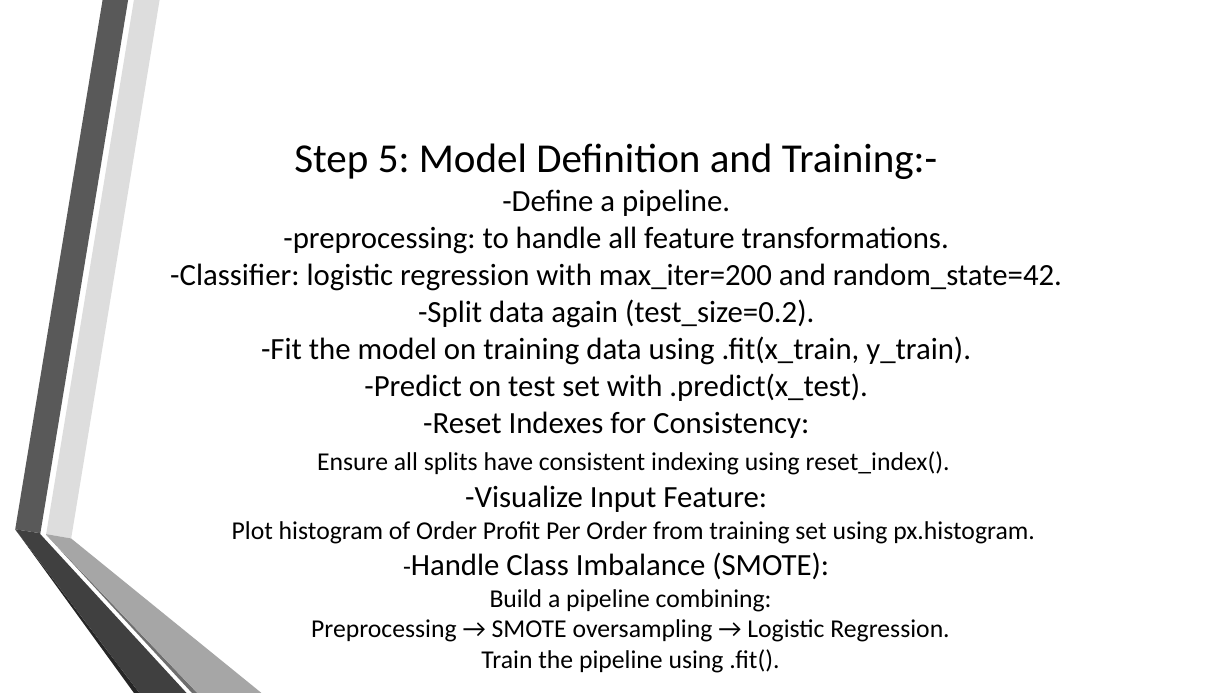
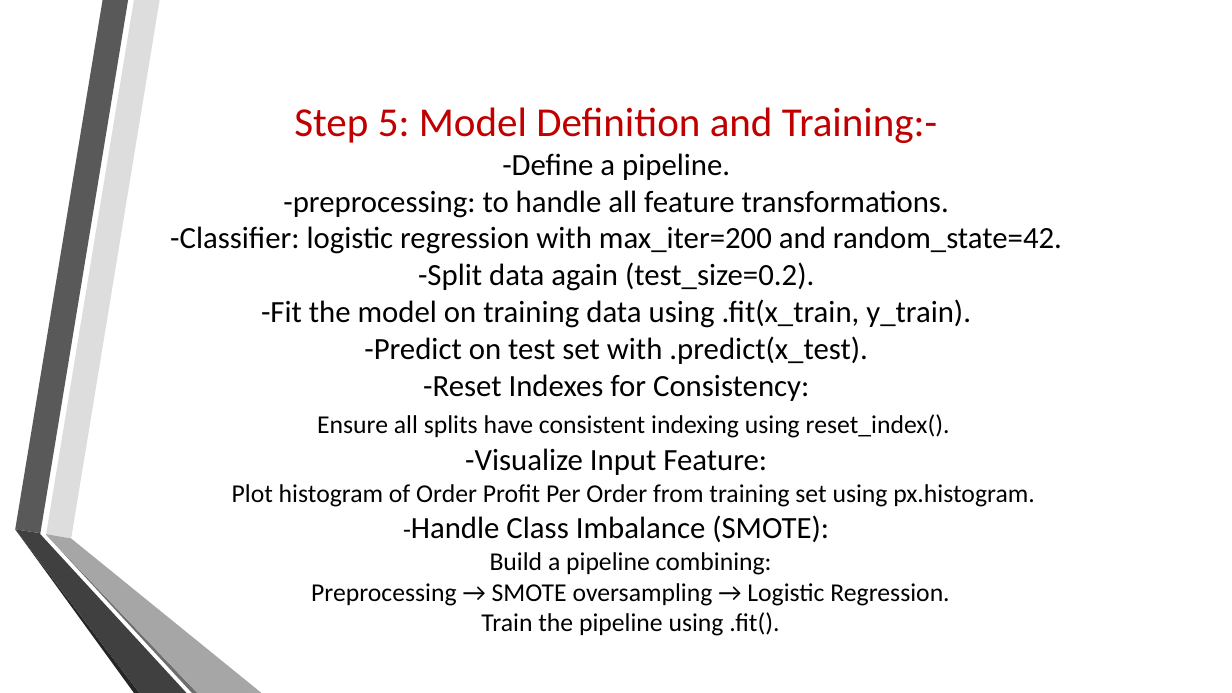
Before and after one commit to mariam530/supply-chain-project, a slide deck: slide 49 of New Microsoft PowerPoint Presentation.pptx (slide 38 before the commit). Drawn at 1232x693 pixels with LibreOffice and Linux fonts; fonts in the diff are those of the drawing; background and template pictures are left out. Boxes give left, top, right and bottom in pixels: in the first picture for what was removed or moved away, otherwise in the second. Text is boxed around its words. In the diff, an @@ line names an element or a change of style, - is before the commit and + after.

```diff
--- a/New Microsoft PowerPoint Presentation.pptx
+++ b/New Microsoft PowerPoint Presentation.pptx
@@ title "Step 5: Model Definition and ...": place and size @@
-title "Step 5: Model Definition and ..." at [170,143,1062,673]
+title "Step 5: Model Definition and ..." at [170,107,1062,636]
@@ title "Step 5: Model Definition and ..." at [170,107,1062,636]: text colour #000000 to #C00000 in "Step 5: Model Definition and Training:-" @@
```
Also in this commit, not shown: 9 other slides changed, 11 slides added.
